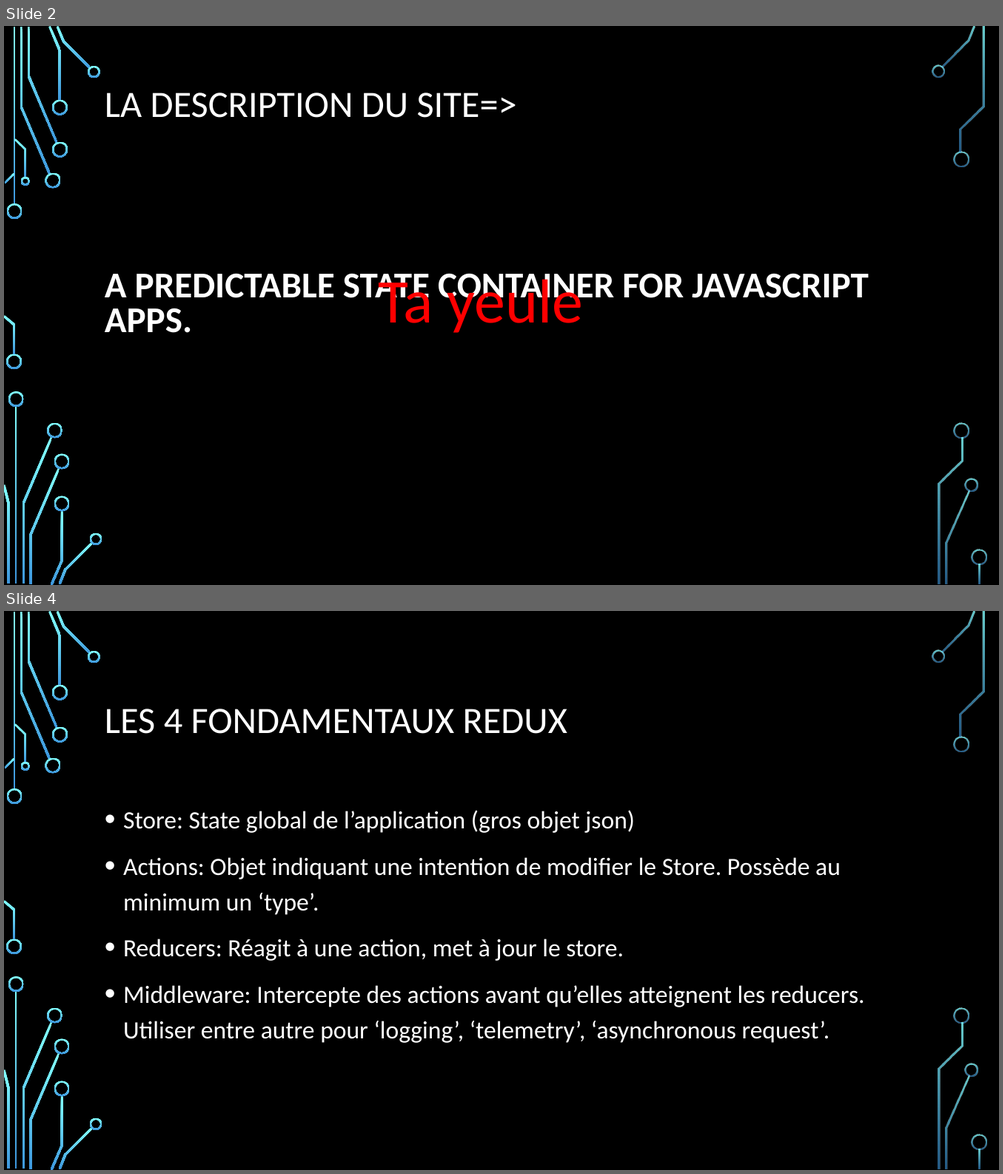
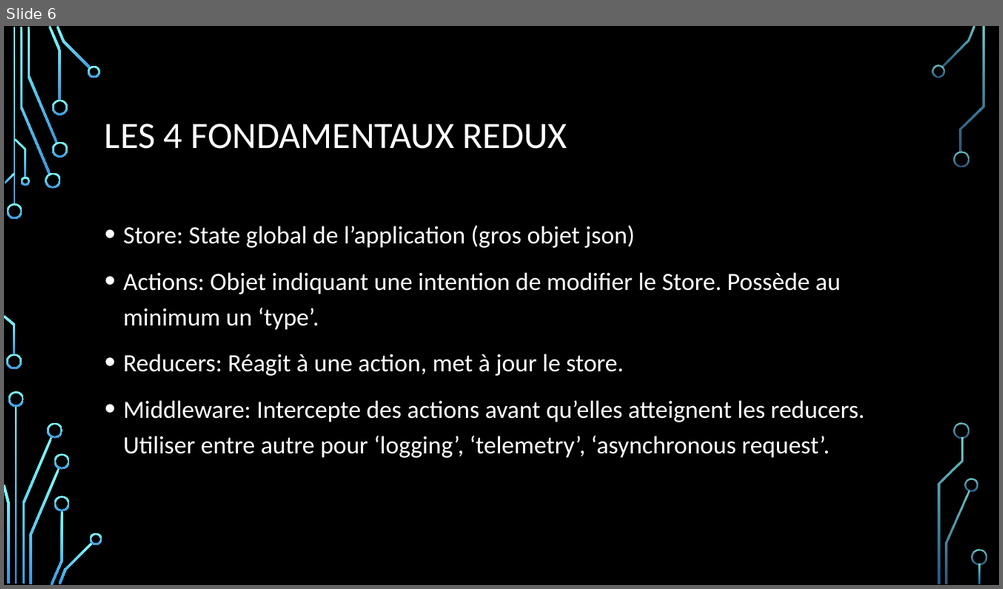
Before and after one commit to samuelgaudreau/formation-front-end-3, a slide deck: part-1/Redux+Patterns.pptx. Shown one above the other, each under a label of ours: slides 2 and 4 before the commit, slide 6 after it; the slides between them are not shown. The pictures are 1003x1174 and 1003x589 pixels, drawn with LibreOffice and Linux fonts; fonts in the diff are those of the drawing; background and template pictures are left out. Boxes give left, top, right and bottom in pixels: in the first picture for what was removed or moved away, otherwise in the second. Text is boxed around its words. In the diff, an @@ line names an element or a change of style, - is before the commit and + after.

```diff
--- a/part-1/Redux+Patterns.pptx
+++ b/part-1/Redux+Patterns.pptx
@@ slide 2 removed at (4,26,999,585), background picture (left out); not listed: 36 template elements that a slide beside it also shows @@
@@ title removed at (105,93,517,118) @@
-LA DESCRIPTION DU SITE=>
@@ text removed at (105,273,868,333) @@
-A PREDICTABLE STATE CONTAINER FOR JAVASCRIPT APPS.
@@ text removed at (378,273,583,333) @@
-Ta yeule
@@ what was slide 4 is now slide 6 @@
```
Also in this commit, not shown: 2 slides changed, 8 slides added.
